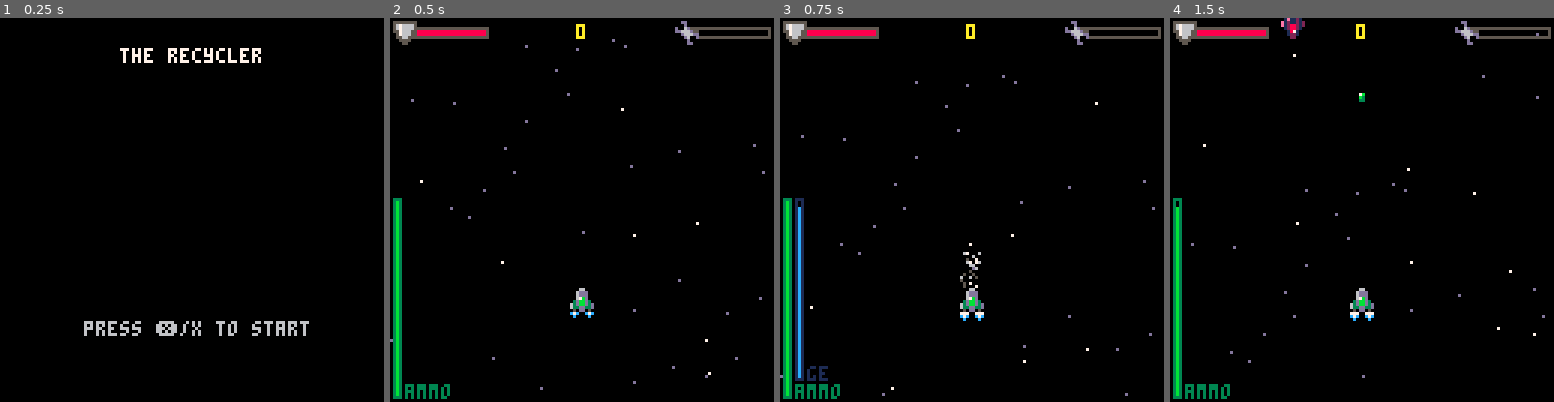
Above: before the commit, frames 1-4 (left to right).
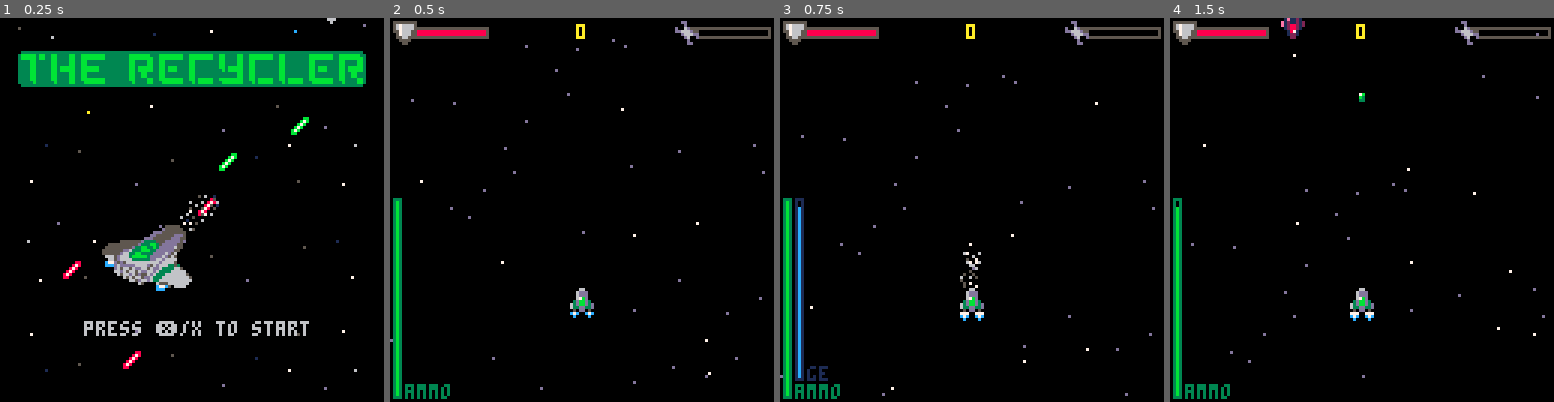
Above: after the commit, the same moments.

Repository: Sreaz0ne/the-recycler-p8
Game: PICO-8 cartridge the_recycler.p8
The game is run twice, just before and just after one commit, with the same random seed, the same clock (stepped at 60 frames per second) and the same inputs.
Inputs:
- Up to frame 1 (0.25 s): no input
- Up to frame 2 (0.5 s): tap X (X key) at 0.33 s
- Up to frame 3 (0.75 s): tap O (Z key) at 0.7 s
- Up to frame 4 (1.5 s): tap X (X key) at 1.07 s

The runs differ from the first frame. In frame 1, 12% of the frame differs, in the area x 4-96%, y 0-97%; in frame 2, nothing differs; in frame 3, nothing differs; in frame 4, nothing differs.

Commit message:
Design screen title

Diff:
--- a/the_recycler.p8
+++ b/the_recycler.p8
@@ -73,14 +73,16 @@
 
 function draw_title()
 	cls()
-	ttlstr="the recycler"
+	spr(128,0,0,16,8)
+	spr(192,0,64,16,4,true,false)
+	spr(192,0,96,16,4,false,true)
+	spr(74,34,59,7,4)
+	spr(100,72,44)
+	spr(100,96,32)
+	spr(116,40,110)
+	spr(116,20,80)
 	strtstr="press ❎/x to start"
-	print(
-		ttlstr,
-		h_txt_cntr(ttlstr),
-		10,
-		7
-	)
+
 	print(
 		strtstr,
 		h_txt_cntr(strtstr),
Not shown, changed: 144 lines of the sprite sheet (__gfx__) section of the_recycler.p8
Not shown, changed: the thumbnail (__label__) section of the_recycler.p8
